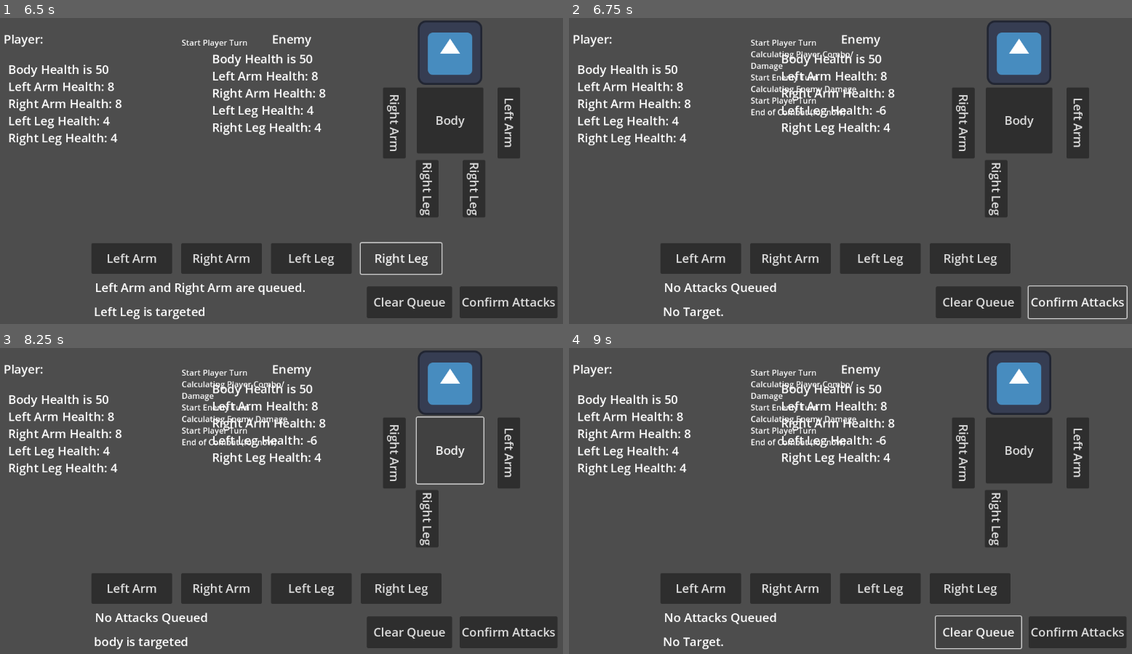
Above: before the commit, frames 1-4 (two rows, left to right).
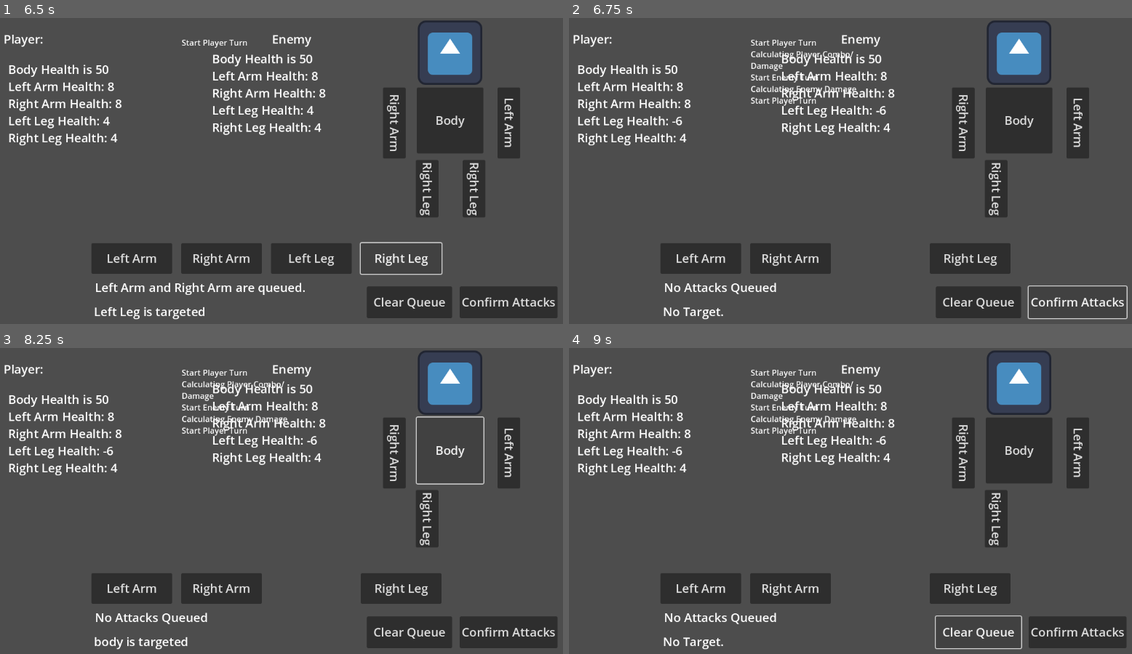
Above: after the commit, the same moments.

Repository: jdcalvelli/jrpg-staged-combat-prototype
Game: Godot game, scene res://Scenes/test_scene_CAM.tscn
Two runs of this game, one before a commit and one after it. Both use one fixed random seed, a clock stepped at 60 frames per second and the inputs below. The engine's default icon, where the game draws it, is replaced by a stand-in: a white triangle on a blue panel in a dark square.
Inputs:
- Up to frame 1 (6.5 s): click "Right Arm" at 0.5 s; click "Left Arm" at 1.25 s; click "Right Leg" at 2 s; click "Right Leg" at 2.75 s; click "Left Arm" at 3.5 s; click "Right Arm" at 4.25 s; click "Left Leg" at 5 s; click "Right Leg" at 5.75 s
- Up to frame 2 (6.75 s): click "Confirm Attacks" at 6.5 s
- Up to frame 3 (8.25 s): click "Confirm Attacks" at 7.25 s; click "Body" at 8 s
- Up to frame 4 (9 s): click "Clear Queue" at 8.75 s

Frame 1 is identical in both runs. In frame 2, 1.6% of the frame differs, in the area x 18-63%, y 29-84%; in frame 3, 1.6%; in frame 4, 1.6%.

Commit message:
end state is in, enemy targeting is in, player limb damage is in.

Diff:
--- a/Scenes/test_scene_CAM.tscn
+++ b/Scenes/test_scene_CAM.tscn
@@ -89,13 +89,17 @@
 text = "Right Leg
 "
 
-[node name="GameManager" type="Node2D" parent="." node_paths=PackedStringArray("_player", "_enemy", "_playerText", "_attackQueueText", "_enemyText", "_enemyBody", "_enemyLeftArm", "_enemyRigh …(75 unchanged characters)…
+[node name="GameManager" type="Node2D" parent="." node_paths=PackedStringArray("_player", "_enemy", "_playerText", "_attackQueueText", "_enemyText", "_playerLeftArm", "_playerRightArm", "_playerLeftLeg", "_playerRightLeg", "_enemyBody", "_enemyLeftArm", "_enemyRigh …(75 unchanged characters)…
 script = ExtResource("1_rfevd")
 _player = NodePath("../PlayerController")
 _enemy = NodePath("../EnemyController")
 _playerText = NodePath("PlayerStats")
 _attackQueueText = NodePath("../AttackQueue")
 _enemyText = NodePath("EnemyStats")
+_playerLeftArm = NodePath("LeftArmButton")
+_playerRightArm = NodePath("RightArmButton")
+_playerLeftLeg = NodePath("LeftLegButton")
+_playerRightLeg = NodePath("RightLegButton")
 _enemyBody = NodePath("../EnemyBody")
 _enemyLeftArm = NodePath("../EnemyLeftArm")
 _enemyRightArm = NodePath("../EnemyRightArm")
--- a/Scripts/Controllers/EnemyController.gd
+++ b/Scripts/Controllers/EnemyController.gd
@@ -13,7 +13,7 @@
 		})
 # number of possible actions
 var ActionPoints: int = 2
-var target: MechPart = MechPart.new("body", 100, 100)
+var target: MechPart
 # sequence of actions
 var AttackSequence: Array
 var TotalDamage: Array
@@ -30,17 +30,57 @@
 		EnemyMechModel.Attack(part, opponent, target)
 
 func DetermineRandomAttackSequence():
-
 	for n in ActionPoints:
 		match randi() % 4:
 			0:
-				SequencePartAttack(EnemyMechModel.mechParts["leftLeg"])
+				if EnemyMechModel.mechParts["leftLeg"].partHealth <= 0:
+					DetermineRandomAttackSequence()
+				else:
+					SequencePartAttack(EnemyMechModel.mechParts["leftLeg"])
 			1:
-				pass
-				SequencePartAttack(EnemyMechModel.mechParts["rightLeg"])
+				if EnemyMechModel.mechParts["rightLeg"].partHealth <= 0:
+					DetermineRandomAttackSequence()
+				else:
+					SequencePartAttack(EnemyMechModel.mechParts["rightLeg"])
 			2:
-				pass
-				SequencePartAttack(EnemyMechModel.mechParts["leftArm"])
+				if EnemyMechModel.mechParts["leftArm"].partHealth <= 0:
+					DetermineRandomAttackSequence()
+				else:
+					SequencePartAttack(EnemyMechModel.mechParts["leftArm"])
 			3:
-				pass
-				SequencePartAttack(EnemyMechModel.mechParts["rightArm"])
+				if EnemyMechModel.mechParts["rightArm"].partHealth <= 0:
+					DetermineRandomAttackSequence()
+				else:
+					SequencePartAttack(EnemyMechModel.mechParts["rightArm"])
+
+func DetermineRandomAttackTarget(player : Mech):
+
+	if player.mechParts["body"].partHealth <= 0:
+		return;
+
+	match randi() % 5:
+		0:
+			if player.mechParts["leftLeg"].partHealth > 0:
+				target = player.mechParts["leftLeg"]
+			else:
+				DetermineRandomAttackTarget(player)
+		1:
+			if player.mechParts["rightLeg"].partHealth > 0:
+				target = player.mechParts["rightLeg"]
+			else:
+				DetermineRandomAttackTarget(player)
+		2:
+			if player.mechParts["leftArm"].partHealth > 0:
+				target = player.mechParts["leftArm"]
+			else:
+				DetermineRandomAttackTarget(player)
+		3:
+			if player.mechParts["rightArm"].partHealth > 0:
+				target = player.mechParts["rightArm"]
+			else:
+				DetermineRandomAttackTarget(player)
+		4:
+			if player.mechParts["body"].partHealth > 0:
+				target = player.mechParts["body"]
+			else:
+				DetermineRandomAttackTarget(player)
--- a/Scripts/GameManager.gd
+++ b/Scripts/GameManager.gd
@@ -10,12 +10,20 @@
 @export var _attackQueueText: RichTextLabel #reference to attack queue text.
 @export var _enemyText: RichTextLabel
 
+@export var _playerLeftArm: Button
+@export var _playerRightArm: Button
+@export var _playerLeftLeg: Button
+@export var _playerRightLeg: Button
+
 #References to the Enemy Buttons so we can deactivate them when the part is dead.
 @export var _enemyBody: Button
 @export var _enemyLeftArm: Button
 @export var _enemyRightArm: Button
 @export var _enemyLeftLeg: Button
 @export var _enemyRightLeg: Button
+
+var _playerDead: bool = false
+var _enemyDead: bool = false
 
 # I FIGURED OUT HOW TO DO SERIALIZED FIELD AHAHAHAHAHA
 # guess who is never using get node again lmao
@@ -52,15 +60,36 @@
 		+ ("\nLeft Leg Health: %s" % _enemyMech.mechParts["leftLeg"].partHealth) \
 		+ ("\nRight Leg Health: %s") % _enemyMech.mechParts["rightLeg"].partHealth
 
+	_deactivatePlayerLimbs()
 	_deactivateEnemyLimbs()
 	pass
+
+func _deactivatePlayerLimbs():
+	for part in _playerMech.mechParts:
+		if _playerMech.mechParts[part].partHealth <= 0:
+			match _playerMech.mechParts[part].partName:
+				"body":
+					_playerDead = true;
+					pass
+				"Left Arm":
+					_playerLeftArm.visible = false
+					pass
+				"Right Arm":
+					_playerRightArm.visible = false
+					pass
+				"Left Leg":
+					_playerLeftLeg.visible = false
+					pass
+				"Right Leg":
+					_playerRightLeg.visible = false
+					pass
 
 func _deactivateEnemyLimbs():
 	for part in _enemyMech.mechParts:
 		if _enemyMech.mechParts[part].partHealth <= 0:
 			match _enemyMech.mechParts[part].partName:
 				"body":
-					_enemyBody.visible = false
+					_enemyDead = true;
 					pass
 				"Right Arm":
 					_enemyRightArm.visible = false
@@ -68,7 +97,7 @@
 					_enemyLeftArm.visible = false
 					pass
 				"Right Leg":
-					_enemyRightLeg.visibe = false
+					_enemyRightLeg.visible = false
 					pass
 				"Left Leg":
 					_enemyLeftLeg.visible = false
@@ -92,18 +121,22 @@
 			_player.AttackSequence.clear()
 			_player.TotalDamage.clear()
 			print("Start State")
-			_state += 1
-			_change_state(_state)
+			_change_state(States.PLAYER_TURN)
 			pass
 		States.PLAYER_TURN:
 			print("Start Player Turn")
 			_tempCombatLog.text += "Start Player Turn \n"
+			_check_player_limbs()
 			pass
 		States.PLAYER_CALC:
 			print("Calculating Player Combo/Damage")
 			_tempCombatLog.text += "Calculating Player Combo/Damage \n"
 			_player.ResolveAttackSequence(_enemyMech, _tempCombatLog)
-			_change_state(States.ENEMY_TURN)
+			match _enemyDead:
+				true:
+					_change_state(States.END)
+				false:
+					_change_state(States.ENEMY_TURN)
 			pass
 		States.ENEMY_TURN:
 			print("Start Enemy Turn")
@@ -112,6 +145,7 @@
 			_player.target = null
 			_update_target()
 			_tempCombatLog.text += "Start Enemy Turn \n"
+			_enemy.DetermineRandomAttackTarget(_playerMech)
 			_enemy.DetermineRandomAttackSequence()
 			_change_state(States.ENEMY_CALC)
 			pass
@@ -119,11 +153,14 @@
 			print("Calculating Enemy Damage")
 			_tempCombatLog.text += "Calculating Enemy Damage \n"
 			_enemy.ResolveAttackSequence(_playerMech, _tempCombatLog)
-			_change_state(States.END)
+			match _playerDead:
+				true:
+					_change_state(States.END)
+				false:
+					_change_state(States.START)
 			pass
 		States.END:
 			print("End of Combat")
-			_change_state(States.START)
 			_tempCombatLog.text += "End of Combat (for now) \n"
 			pass
 	pass
@@ -179,6 +216,12 @@
 		_attackQueueText.text = ("%s " % _player.AttackSequence[0].partName) + ("and ") + ("%s " % _player.AttackSequence[1].partName) + ("are queued.")
 		print(_player.AttackSequence[1])
 
+func _check_player_limbs():
+	if (_playerLeftArm.visible == false && _playerRightArm.visible == false && _playerLeftLeg.visible == false && _playerRightLeg.visible == false):
+		_playerDead = true
+		_change_state(States.END)
+	else:
+		return;
 
 
 
